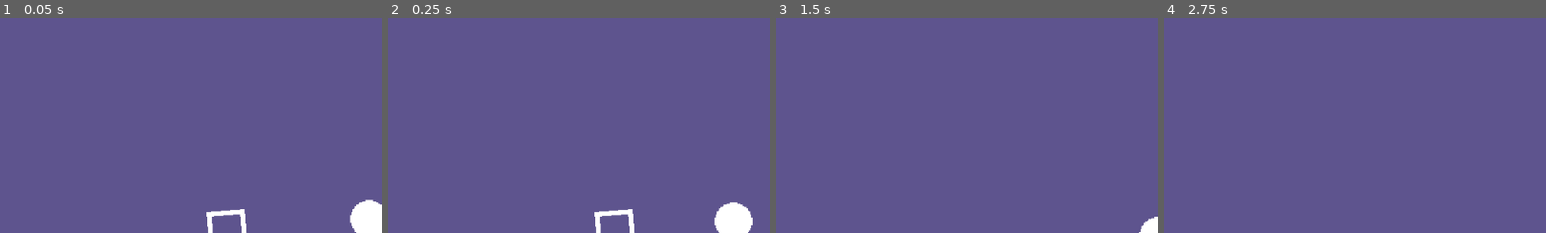
Above: before the commit, frames 1-4 (left to right).
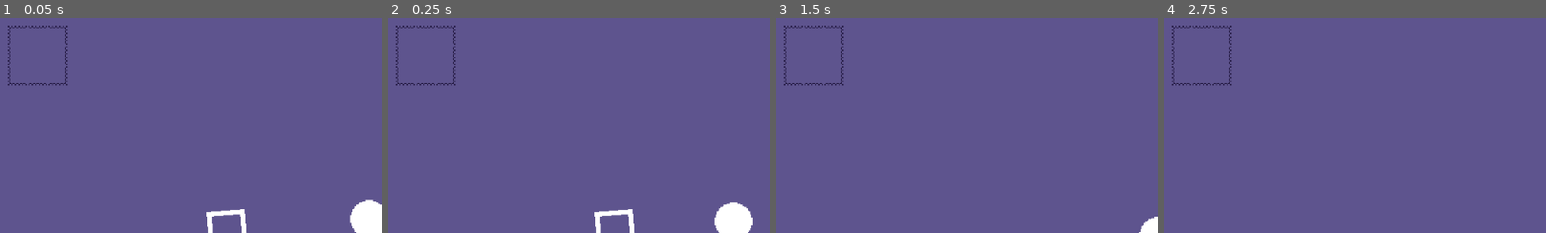
Above: after the commit, the same moments.

Repository: Enoxboo/Project-R
Game: Godot game, scene res://Levels/main_map.tscn
Two runs of this game, one before a commit and one after it. Both use one fixed random seed, a clock stepped at 60 frames per second and the inputs below.
Inputs (mouse positions are % of the whole screen's width and height, from its top left):
- Up to frame 1 (0.05 s): no input
- Up to frame 2 (0.25 s): no input
- Up to frame 3 (1.5 s): move the mouse to (72, 45) at 0.52 s; press the mouse at (72, 45) at 0.53 s; hold D (move_right) 0.53-1.28 s; move the mouse to (30, 55) at 1.27 s; release the mouse at (30, 55) at 1.28 s; hold S (move_down) from 1.28 s (still down); right-click (30, 55) at 1.35 s
- Up to frame 4 (2.75 s): move the mouse to (60, 28) at 2.02 s; release S (move_down) at 2.03 s; hold D (move_right) from 2.03 s (still down); hold E (spell_2) from 2.03 s (still down)
The pictures show only the part of the screen within x 1-51%, y 3-53%; the shares and areas given below are measured in that part.

The runs differ from the first frame. In frame 1, 0.4% of the frame differs, in the area x 2-18%, y 3-32%; in frame 2, 0.4%; in frame 3, 0.4%; in frame 4, 0.4%.

Commit message:
feat(colliders): add functional damages

Diff:
--- /dev/null
+++ b/Assets/Combat/hurtbox.gd
@@ -0,0 +1,5 @@
+extends Area2D
+
+func take_damage(amount: int) -> void:
+	get_parent().current_health = max(0, get_parent().current_health - amount)
+	print("New health = " + str(get_parent().current_health))
--- a/Enemies/base_enemy.gd
+++ b/Enemies/base_enemy.gd
@@ -6,7 +6,16 @@
 @export var data: EnemyData
 
 var player: Player
+var damage: int = 1
+var max_health: int = 10
+var current_health: int
 
 func _ready() -> void:
+	current_health = max_health
 	sprite.texture = data.sprite
 	player = get_tree().get_first_node_in_group("Player")
+
+
+func _on_hitbox_area_entered(area: Area2D) -> void:
+	if area.has_method("take_damage"):
+		area.take_damage(damage)
--- a/Enemies/base_enemy.tscn
+++ b/Enemies/base_enemy.tscn
@@ -1,9 +1,10 @@
-[gd_scene load_steps=8 format=3 uid="uid://syt0a8y6s0xu"]
+[gd_scene load_steps=9 format=3 uid="uid://syt0a8y6s0xu"]
 
 [ext_resource type="Texture2D" uid="uid://bgqbtlefarmow" path="res://Enemies/_Sprites/cercle.png" id="1_hjege"]
 [ext_resource type="Script" uid="uid://qbp63lu3jjrg" path="res://Enemies/base_enemy.gd" id="1_hrovn"]
 [ext_resource type="Script" uid="uid://bkg8rfh1hctco" path="res://StateMachine/state_machine.gd" id="2_dq6ge"]
 [ext_resource type="Script" uid="uid://c8bah7vu81aj7" path="res://Enemies/States/chase.gd" id="4_dqv1m"]
+[ext_resource type="Script" uid="uid://d1r1yw1bso4pb" path="res://Assets/Combat/hurtbox.gd" id="5_dqv1m"]
 
 [sub_resource type="CircleShape2D" id="CircleShape2D_5ailr"]
 radius = 16.0
@@ -35,6 +36,7 @@
 [node name="Hurtbox" type="Area2D" parent="."]
 collision_layer = 64
 collision_mask = 8
+script = ExtResource("5_dqv1m")
 
 [node name="Collision" type="CollisionShape2D" parent="Hurtbox"]
 shape = SubResource("CircleShape2D_dq6ge")
@@ -47,3 +49,5 @@
 [node name="Collision" type="CollisionShape2D" parent="Hitbox"]
 shape = SubResource("CircleShape2D_hrovn")
 debug_color = Color(1, 0, 0, 0.41960785)
+
+[connection signal="area_entered" from="Hitbox" to="." method="_on_hitbox_area_entered"]
--- a/Levels/main_map.tscn
+++ b/Levels/main_map.tscn
@@ -1,9 +1,11 @@
-[gd_scene load_steps=7 format=4 uid="uid://bvnkyljxinm4e"]
+[gd_scene load_steps=9 format=4 uid="uid://bvnkyljxinm4e"]
 
 [ext_resource type="Texture2D" uid="uid://hcq66343gceq" path="res://Levels/_Sprites/scene.png" id="1_0ltqd"]
 [ext_resource type="PackedScene" uid="uid://damlylql1l7of" path="res://Player/player.tscn" id="2_o06ir"]
 [ext_resource type="PackedScene" uid="uid://syt0a8y6s0xu" path="res://Enemies/base_enemy.tscn" id="3_24ut3"]
 [ext_resource type="Resource" uid="uid://d5ulvj5ekhcb" path="res://Enemies/Data/base_enemy_data.tres" id="4_4c8el"]
+[ext_resource type="PackedScene" uid="uid://cy4rgpb483u7c" path="res://Assets/companion_placeholder.tscn" id="5_o45qy"]
+[ext_resource type="Resource" uid="uid://davvempunmoqd" path="res://Player/Data/eleanor_data.tres" id="6_eujtv"]
 
 [sub_resource type="TileSetAtlasSource" id="TileSetAtlasSource_o06ir"]
 texture = ExtResource("1_0ltqd")
@@ -45,3 +47,7 @@
 
 [node name="BaseEnemy" parent="." instance=ExtResource("3_24ut3")]
 data = ExtResource("4_4c8el")
+
+[node name="CompanionPlaceholder" parent="." instance=ExtResource("5_o45qy")]
+position = Vector2(-283, -137)
+data = ExtResource("6_eujtv")
--- a/Player/Data/_data.gd
+++ b/Player/Data/_data.gd
@@ -3,8 +3,10 @@
 class_name PlayerData
 
 @export var sprite: Texture2D
+@export var max_health: int = 10
 @export var speed: float = 300.0
 @export var moveset: GDScript
+@export var damage: int = 1
 @export var attack_active: float = 0.3
 @export var attack_rest: float = 0.5
 @export var attack_offset: float = 40.0
--- a/Player/Data/eleanor_data.tres
+++ b/Player/Data/eleanor_data.tres
@@ -7,6 +7,6 @@
 [resource]
 script = ExtResource("1_kdmin")
 sprite = ExtResource("2_vcytp")
-speed = 100.0
+speed = 1000.0
 moveset = ExtResource("1_vcytp")
 metadata/_custom_type_script = "uid://bwr5om3kv2b7v"
--- a/Player/Movesets/eleanor_moveset.gd
+++ b/Player/Movesets/eleanor_moveset.gd
@@ -5,6 +5,7 @@
 const arrow_speed: float = 1000.0
 const arrow_time: float = 10.0
 const ally: bool = true
+var damage: int = 1
 
 func _perform_attack(player: Player) -> void:
 	var projectile = PROJECTILE.instantiate()
@@ -12,6 +13,7 @@
 	projectile.speed = arrow_speed
 	projectile.traveling_time = arrow_time
 	projectile.is_ally = ally
+	projectile.damage = damage
 	projectile.global_position = player.global_position
 	projectile.direction = (player.get_global_mouse_position() - player.global_position).normalized()
 	player.get_parent().add_child(projectile)
--- a/Player/player.gd
+++ b/Player/player.gd
@@ -12,16 +12,20 @@
 
 var data: PlayerData = MAIN_DATA
 var moveset_instance: Moveset = data.moveset.new()
+var current_health: int
 var is_main_active = true
 var can_attack = true
 var can_spell_1 = true
 var can_spell_2 = true
 var companion_data: Resource = null
 
+func _ready() -> void:
+	current_health = data.max_health
+	print(current_health)
+
 func _process(_delta: float) -> void:
 	var mouse_pos = get_global_mouse_position()
 	look_at(mouse_pos)
-
 
 func _input(event: InputEvent) -> void:
 	if event.is_action_pressed("attack"):
@@ -34,3 +38,8 @@
 func change_companion(new_companion: Resource) -> void:
 	companion_data = new_companion
 	print(companion_data)
+
+
+func _on_hitbox_area_entered(area: Area2D) -> void:
+	if area.has_method("take_damage"):
+		area.take_damage(data.damage)
--- a/Player/player.tscn
+++ b/Player/player.tscn
@@ -1,14 +1,18 @@
-[gd_scene load_steps=9 format=3 uid="uid://damlylql1l7of"]
+[gd_scene load_steps=11 format=3 uid="uid://damlylql1l7of"]
 
 [ext_resource type="Script" uid="uid://cvwoife8aauxw" path="res://Player/player.gd" id="1_4ntmi"]
 [ext_resource type="Texture2D" uid="uid://d0t3xhui75wfh" path="res://Player/_Sprites/square.png" id="1_l8h54"]
 [ext_resource type="Script" uid="uid://bkg8rfh1hctco" path="res://StateMachine/state_machine.gd" id="4_k53q1"]
 [ext_resource type="Script" uid="uid://bm16kmhys2frc" path="res://Player/States/move.gd" id="5_fhl08"]
 [ext_resource type="Script" uid="uid://bng853sk1p60f" path="res://Player/States/switch.gd" id="6_fhl08"]
+[ext_resource type="Script" uid="uid://d1r1yw1bso4pb" path="res://Assets/Combat/hurtbox.gd" id="6_od3ui"]
 [ext_resource type="Texture2D" uid="uid://hcq66343gceq" path="res://Levels/_Sprites/scene.png" id="6_vtle1"]
 
 [sub_resource type="RectangleShape2D" id="RectangleShape2D_4ntmi"]
 size = Vector2(32, 32)
+
+[sub_resource type="RectangleShape2D" id="RectangleShape2D_vtle1"]
+size = Vector2(30, 30)
 
 [sub_resource type="RectangleShape2D" id="RectangleShape2D_fhl08"]
 size = Vector2(50, 50)
@@ -35,6 +39,15 @@
 script = ExtResource("6_fhl08")
 metadata/_custom_type_script = "uid://cpfcabqaqlbxc"
 
+[node name="Hurtbox" type="Area2D" parent="."]
+collision_layer = 4
+collision_mask = 128
+script = ExtResource("6_od3ui")
+
+[node name="Collision" type="CollisionShape2D" parent="Hurtbox"]
+shape = SubResource("RectangleShape2D_vtle1")
+debug_color = Color(0, 1, 0, 0.41960785)
+
 [node name="Hitbox" type="Area2D" parent="."]
 position = Vector2(40, 0)
 collision_layer = 8
@@ -54,3 +67,5 @@
 [node name="AttackActive" type="Timer" parent="Timers"]
 
 [node name="AttackRest" type="Timer" parent="Timers"]
+
+[connection signal="area_entered" from="Hitbox" to="." method="_on_hitbox_area_entered"]
--- a/Projectiles/projectile.gd
+++ b/Projectiles/projectile.gd
@@ -7,17 +7,19 @@
 @onready var timer: Timer = $Timer
 const BASE_PROJECTILE = preload("uid://uponwqt1ncca")
 
+const playerhurtbox: int = 4
+const playerhitbox: int = 8
+const enemyhurtbox: int = 64
+const enemyhitbox: int = 128
+
+#Change them in the new instance
 var sprite_texture: Texture2D = BASE_PROJECTILE
 var is_ally: bool = true
 var traveling_time: float = 10.0
 var speed: float = 800.0
+var damage: int = 1
 
 var direction: Vector2 = Vector2(1.0, 0.0)
-
-const playerhurtbox: int = 4
-const playerhitbox: int = 8
-const enemyhurtbox: int = 64
-const enemyhitbox: int = 128
 
 func _ready() -> void:
 	if sprite_texture:
@@ -36,3 +38,8 @@
 		queue_free()
 
 	position += direction * speed * delta
+
+
+func _on_area_2d_area_entered(area: Area2D) -> void:
+	if area.has_method("take_damage"):
+		area.take_damage(damage)
--- a/Projectiles/projectile.tscn
+++ b/Projectiles/projectile.tscn
@@ -21,3 +21,5 @@
 
 [node name="Timer" type="Timer" parent="."]
 one_shot = true
+
+[connection signal="area_entered" from="Area2D" to="." method="_on_area_2d_area_entered"]
Not shown, added: Assets/Combat/hurtbox.gd.uid
